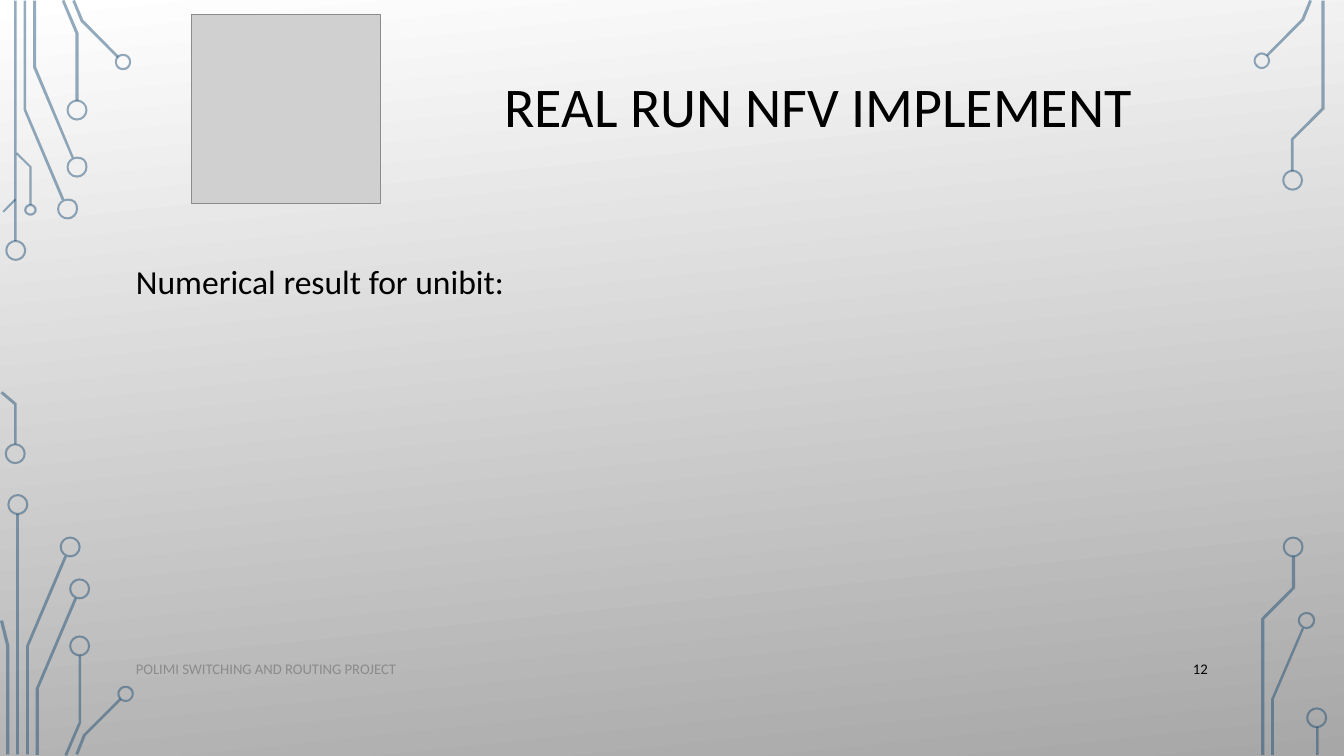
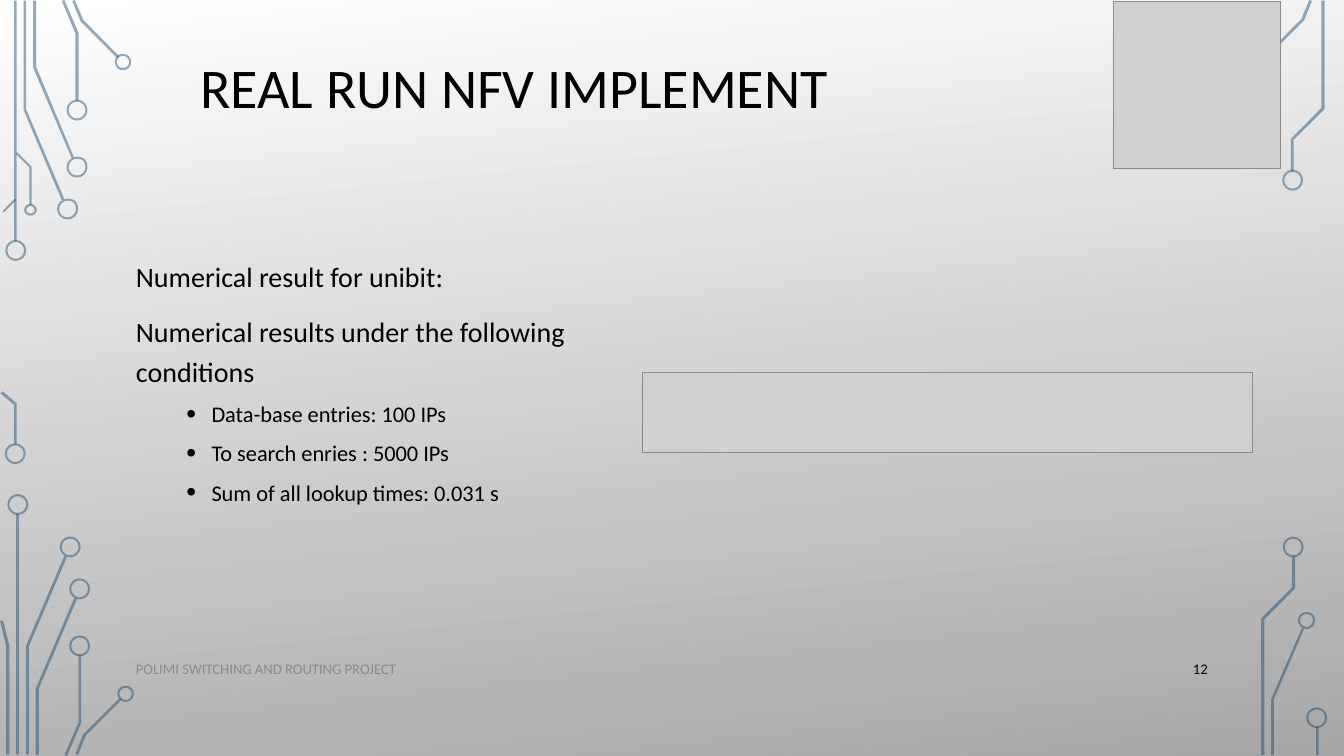
Before and after one commit to ataeiamirhosein/NetFuncVirt, a slide deck: slide 12 of present/Ip_lookup_algorithms.pptx. Drawn at 1344x756 pixels with LibreOffice and Linux fonts; fonts in the diff are those of the drawing; grey boxes stand for pictures; background and template pictures are left out. Boxes give left, top, right and bottom in pixels: in the first picture for what was removed or moved away, otherwise in the second. Text is boxed around its words. In the diff, an @@ line names an element or a change of style, - is before the commit and + after.

```diff
--- a/present/Ip_lookup_algorithms.pptx
+++ b/present/Ip_lookup_algorithms.pptx
@@ text "REAL RUN NFV IMPLEMENT": place and size @@
-text "REAL RUN NFV IMPLEMENT" at box(505, 91, 1131, 128)
+text "REAL RUN NFV IMPLEMENT" at box(201, 72, 827, 109)
@@ picture: place and size @@
-picture at box(192, 15, 381, 205)
+picture at box(1114, 1, 1281, 168)
@@ freeform shape removed at box(1253, 52, 1270, 70) @@
@@ freeform shape removed at box(1253, 52, 1270, 70) @@
@@ text at box(136, 267, 443, 288): size 24 to 20 pt in "Numerical result for unibit:" @@
@@ text at box(136, 322, 565, 505): paragraphs added @@
+Numerical results under the following conditions
+  • Data-base entries: 100 IPs
+  • To search enries : 5000 IPs
+  • Sum of all lookup times: 0.031 s
@@ picture added at box(643, 373, 1253, 453) @@
```
Also in this commit, not shown: 16 other slides changed, 2 slides added.
